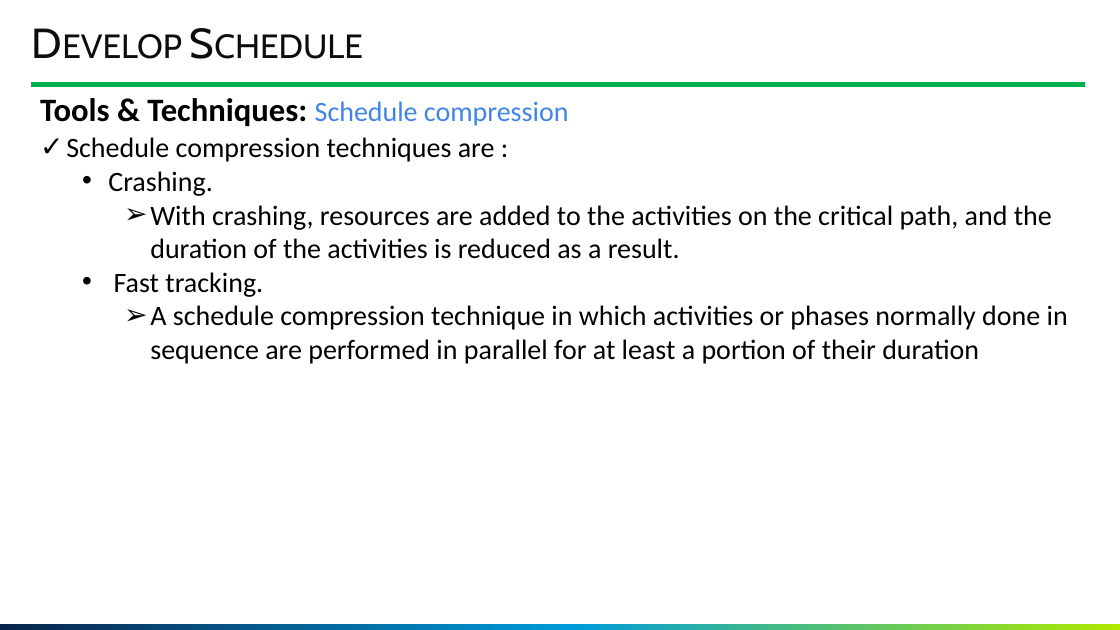
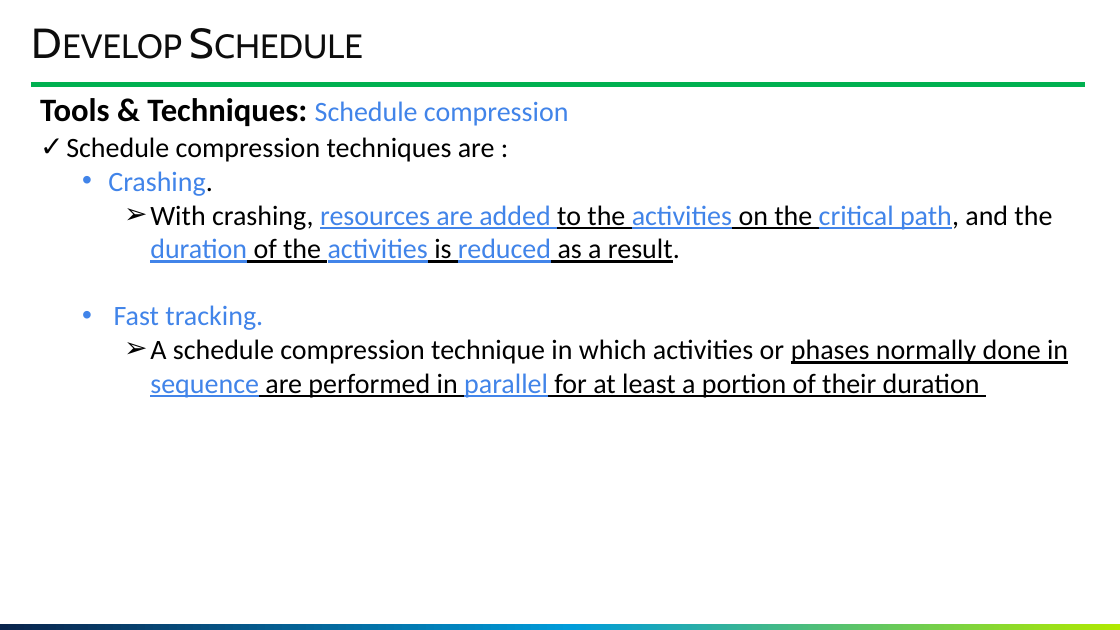
Before and after one commit to GoonerMAK/SWE_4803_Software_Project_Management, a slide deck: slide 137 of SWE 4803_Lec5_part1.pptm. Drawn at 1120x630 pixels with LibreOffice and Linux fonts; fonts in the diff are those of the drawing; background and template pictures are left out. Boxes give left, top, right and bottom in pixels: in the first picture for what was removed or moved away, otherwise in the second. Text is boxed around its words. In the diff, an @@ line names an element or a change of style, - is before the commit and + after.

```diff
--- a/SWE 4803_Lec5_part1.pptm
+++ b/SWE 4803_Lec5_part1.pptm
@@ text at [108, 171, 1068, 398]: text colour #000000 to #4184E8 in "Crashing.", "resources are added activities critical path, duration ...", "Fast tracking.", "sequence parallel"; underline on in "resources are added to the activities on ...", "phases normally done in sequence are performed ..." @@
```
Also in this commit, not shown: 18 other slides changed, 1 slide added, 4 other files.
